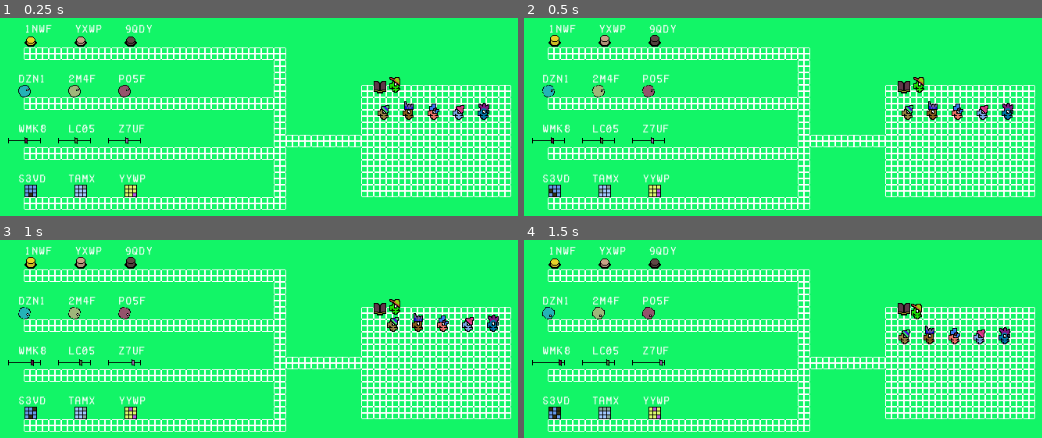
Above: before the commit, frames 1-4 (two rows, left to right).
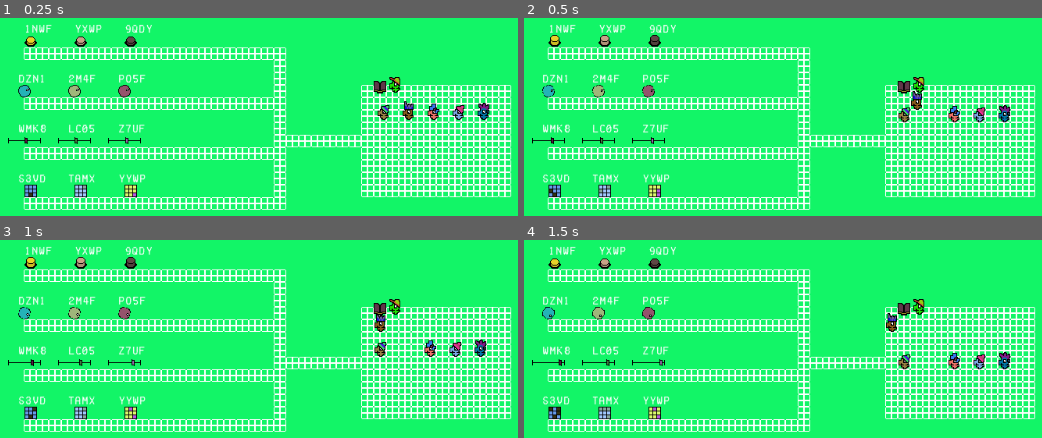
Above: after the commit, the same moments.

Repository: medmaster0/ControlRoom
Game: Godot game, scene res://Game.tscn
Same seed, same stepped clock (60 frames per second), same inputs: the game is played once before the commit and once after it.
Inputs:
- Up to frame 1 (0.25 s): no input
- Up to frame 2 (0.5 s): no input
- Up to frame 3 (1 s): hold Right (ui_right) from 0.53 s (still down)
- Up to frame 4 (1.5 s): release Right (ui_right) at 1.28 s; hold Down (ui_down) from 1.28 s (still down)

Frame 1 is identical in both runs. In frame 2, 1.1% of the frame differs, in the area x 72-95%, y 36-54%; in frame 3, 1.5%; in frame 4, 1.8%, in the area x 69-95%, y 29-66%.

Commit message:
added endless cycle to travel to diff controls

Diff:
--- a/Game.gd
+++ b/Game.gd
@@ -10,6 +10,9 @@
 ##------
 var background_color
 var workers = [] # a list of "Creatures" that will do the pressing of buttons and shit
+
+var controls = [] #a list of all of the controls (buttons, keypads, sliders, knobs, etc) in the game
+
 
 func _ready():
 	# Called when the node is added to the scene for the first time.
@@ -41,16 +44,34 @@
 		var temp_worker = Creature.instance()
 		temp_worker.position = Vector2(500+(i*32),125 )
 		$TileMap.add_child(temp_worker)
-		print(i)
 
+	#Specify "main-player"
+	$TileMap/Creature.is_main = true
 
-	print($TileMap.find_path($Keypad.position, $TileMap.get_child(1).position  ))
+	#$TileMap.get_child(1).path = $TileMap.find_path( $TileMap.get_child(1).position ,$Keypad.position )
 	#END of READY
 
-#func _process(delta):
-#	# Called every frame. Delta is time since last frame.
-#	# Update game logic here.
-#	pass
+func _process(delta):
+	# Called every frame. Delta is time since last frame.
+	# Update game logic here.
+
+	#Keep running to all the controls
+	#Cycl through all of the creatures
+	for child in $TileMap.get_children():
+		#Skip main player
+		if child.is_main == true:
+			continue
+
+		#Otherwise check if it needs a new path
+		if child.path.size() == 0:
+			#Call the path finding algo on random control from list
+			#random control
+			var target_control = controls[randi()%controls.size()]
+			child.path = $TileMap.find_path( child.position, target_control.position )
+			#also make sure creature stays there for a while
+			child.command_stay($TileMap.world_to_map(target_control.position),3)
+
+	pass
 
 #a cool function to set all of the tiles in a path
 func gen_control_paths():
@@ -58,6 +79,8 @@
 
 	#Good time to set all of the control positions...
 	set_control_position()
+
+	add_controls_to_list()
 
 	#Path t0 buttons
 	var cell_coords #a temp var that goes through each cell we are going to set
@@ -120,3 +143,19 @@
 	$Keypad.position = $TileMap.map_to_world(Vector2(3,15))
 	$Keypad2.position = $TileMap.map_to_world(Vector2(7,15))
 	$Keypad3.position = $TileMap.map_to_world(Vector2(11,15))
+
+#A function that adds all of the pre-placed controls into the list
+#WON"T BE NEEDING FOREVER HOPEFULLY
+func add_controls_to_list():
+	controls.append($Button)
+	controls.append($Button2)
+	controls.append($Button3)
+	controls.append($Knob)
+	controls.append($Knob2)
+	controls.append($Knob3)
+	controls.append($Slider)
+	controls.append($Slider2)
+	controls.append($Slider3)
+	controls.append($Keypad)
+	controls.append($Keypad2)
+	controls.append($Keypad3)
--- a/Game.tscn
+++ b/Game.tscn
@@ -11,7 +11,7 @@
 [ext_resource path="res://TileMap.gd" type="Script" id=9]
 [ext_resource path="res://things/Manual.tscn" type="PackedScene" id=10]
 
-[node name="Game" type="Node"]
+[node name="Game" type="Node" index="0"]
 
 script = ExtResource( 1 )
 Creature = ExtResource( 2 )
--- a/scripts/Story.gd
+++ b/scripts/Story.gd
@@ -23,5 +23,3 @@
 	#ADD A VOWEL
 	temp_char = vowels[randi()%vowels.length()]
 	temp_name = temp_name + temp_char
-
-	print(temp_name)
--- a/things/Creature.gd
+++ b/things/Creature.gd
@@ -14,6 +14,13 @@
 var zodiac_tile
 #var zodiac_background #children, not vars
 var creature_name = ""
+
+var path = [] #A set of steps to follow in pathfinding
+#path is in MAP COORDS
+#------
+var total_delta = 0 #used as a counter in process loop
+
+var is_main = false #Used to specify which Creature is the "Leader"
 
 func _ready():
 	# Called when the node is added to the scene for the first time.
@@ -42,10 +49,21 @@
 	creature_name = Story.generateName()
 
 
-#func _process(delta):
-#	# Called every frame. Delta is time since last frame.
-#	# Update game logic here.
-#	pass
+func _process(delta):
+	# Called every frame. Delta is time since last frame.
+	# Update game logic here.
+	total_delta = total_delta + delta
+
+	var time_period = 0.5
+
+	if total_delta > time_period:
+
+		#Take a step in the path
+		path_step()
+
+		total_delta = total_delta - time_period
+
+	pass
 
 
 # Get our position in Map Coordinates
@@ -72,15 +90,41 @@
 	else:
 		pass
 
-func _input( event ):
+#func _input( event ):
+#
+#	# Input
+#    # Step Actions
+#	if event.is_action_pressed("ui_up"):
+#		step( Vector2( 0, -1 ) )
+#	if event.is_action_pressed("ui_down"):
+#		step( Vector2( 0, 1 ) )
+#	if event.is_action_pressed("ui_left"):
+#		step( Vector2( -1, 0 ) )
+#	if event.is_action_pressed("ui_right"):
+#		step( Vector2( 1, 0 ) )
 
-	# Input
-    # Step Actions
-	if event.is_action_pressed("ui_up"):
-		step( Vector2( 0, -1 ) )
-	if event.is_action_pressed("ui_down"):
-		step( Vector2( 0, 1 ) )
-	if event.is_action_pressed("ui_left"):
-		step( Vector2( -1, 0 ) )
-	if event.is_action_pressed("ui_right"):
-		step( Vector2( 1, 0 ) )
+
+
+#A function that takes a step in the stored path
+#Returns true if done with path
+#Returns false if not
+func path_step():
+
+	if path.size() == 0:
+		return(true) #Do nothings since there are no more steps left
+
+	#Take the first Vector2 in the list
+	var next_coords = path.pop_front()
+
+	#Move the Creature there (remember to convert to world coords from map)
+	position = map.map_to_world(next_coords)
+
+	return(false)
+
+
+
+#Function that adds a bunch of single points to path
+#This makes a character stand in one position for a ffew cycles
+func command_stay(position, cycles):
+	for i in cycles:
+		path.append(position)
